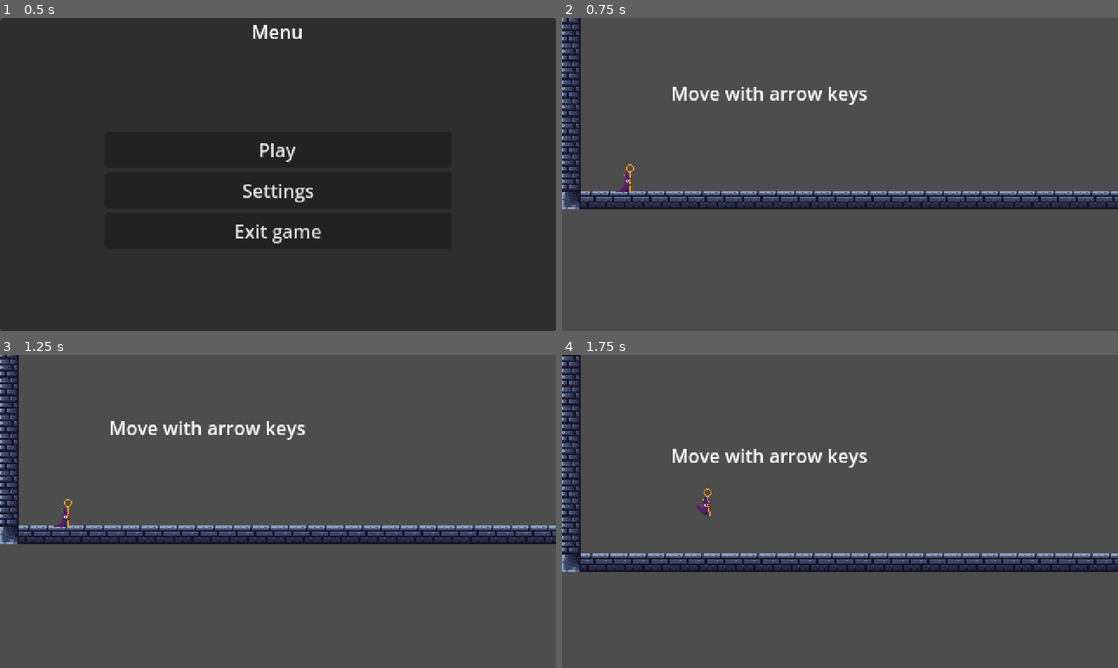
Above: before the commit, frames 1-4 (two rows, left to right).
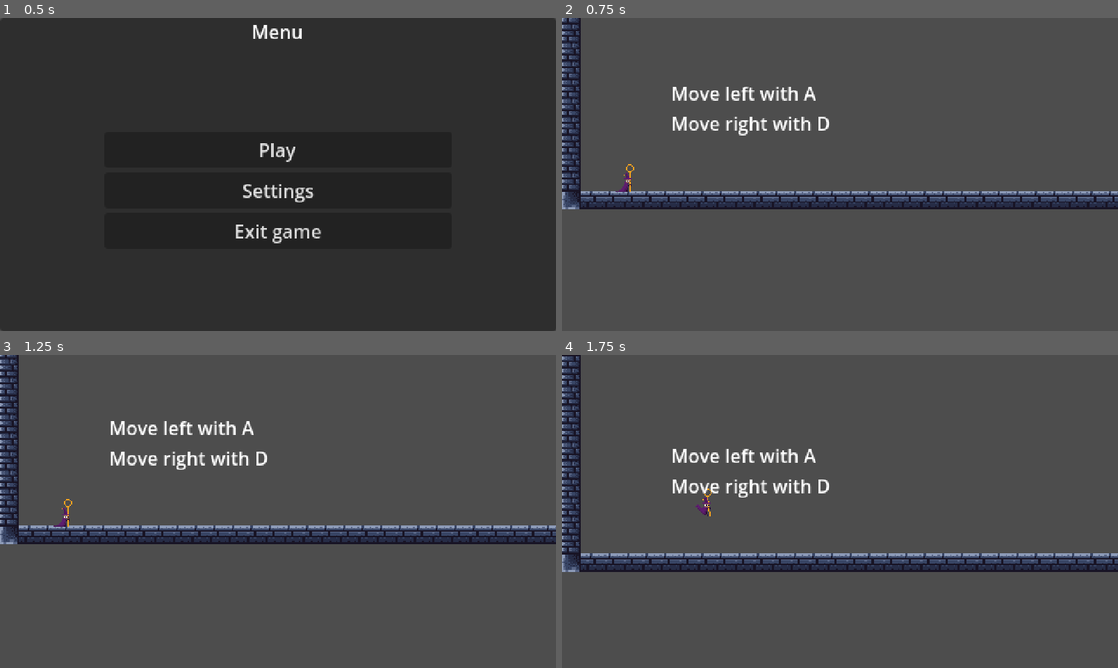
Above: after the commit, the same moments.

Repository: Orama-Interactive/Bubble-Wizard
Game: Godot game, scene res://src/Menu/menu.tscn
Two runs of this game, one before a commit and one after it. Both use one fixed random seed, a clock stepped at 60 frames per second and the inputs below.
Inputs (mouse positions are in pixels of both pictures, inside the frame that each line leads up to):
- Up to frame 1 (0.5 s): no input
- Up to frame 2 (0.75 s): click "Play" at 0.5 s
- Up to frame 3 (1.25 s): no input
- Up to frame 4 (1.75 s): tap Enter at 1.25 s; move the mouse to (962, 495) at 1.27 s; hold D (right) from 1.28 s (still down); hold Space (jump) from 1.28 s (still down); tap Q (charge_bubble) at 1.35 s; click (962, 495) at 1.42 s

Frame 1 is identical in both runs. In frame 2, 1.2% of the frame differs, in the area x 19-55%, y 22-38%; in frame 3, 1.2%, in the area x 19-55%, y 21-37%; in frame 4, 1.2%.

Commit message:
Set keybinding tutorial strings in code

Diff:
--- /dev/null
+++ b/src/Levels/level_1.gd
@@ -0,0 +1,13 @@
+extends Node2D
+
+
+@onready var arrow_keys_tutorial_label: Label = $ArrowKeysTutorialLabel
+@onready var jump_tutorial_label: Label = $JumpTutorialLabel
+
+
+func _ready() -> void:
+	var left_string := InputMap.action_get_events("left")[0].as_text().replace("(Physical)", "")
+	var right_string := InputMap.action_get_events("right")[0].as_text().replace("(Physical)", "")
+	var jump_string := InputMap.action_get_events("jump")[0].as_text().replace("(Physical)", "")
+	arrow_keys_tutorial_label.text = arrow_keys_tutorial_label.text % [left_string, right_string]
+	jump_tutorial_label.text = jump_tutorial_label.text % [jump_string]
--- a/src/Levels/level_1.tscn
+++ b/src/Levels/level_1.tscn
@@ -1,10 +1,12 @@
-[gd_scene load_steps=4 format=4 uid="uid://jd4r3in1a56h"]
+[gd_scene load_steps=5 format=4 uid="uid://jd4r3in1a56h"]
 
+[ext_resource type="Script" path="res://src/Levels/level_1.gd" id="1_5uigc"]
 [ext_resource type="PackedScene" uid="uid://wjau22rv2yfi" path="res://src/player.tscn" id="1_auxtx"]
 [ext_resource type="TileSet" uid="uid://cs2x6yrkunc0n" path="res://assets/tileset/tile_set.tres" id="3_7sqww"]
 [ext_resource type="PackedScene" uid="uid://d2au20kefpvwq" path="res://src/door.tscn" id="3_f2eg1"]
 
 [node name="Level1" type="Node2D"]
+script = ExtResource("1_5uigc")
 
 [node name="BackgroundTileMapLayer" type="TileMapLayer" parent="."]
 tile_set = ExtResource("3_7sqww")
@@ -23,10 +25,11 @@
 offset_left = 94.0
 offset_right = 264.0
 offset_bottom = 23.0
-text = "Move with arrow keys"
+text = "Move left with %s
+Move right with %s"
 
 [node name="JumpTutorialLabel" type="Label" parent="."]
 offset_left = 487.0
 offset_right = 657.0
 offset_bottom = 23.0
-text = "Jump with Space"
+text = "Jump with %s"
--- /dev/null
+++ b/src/Levels/level_2.gd
@@ -0,0 +1,8 @@
+extends Node2D
+
+@onready var bubble_form_tutorial_label: Label = $BubbleFormTutorialLabel
+
+
+func _ready() -> void:
+	var charge_str := InputMap.action_get_events("charge_bubble")[0].as_text().replace("(Physical)", "")
+	bubble_form_tutorial_label.text = bubble_form_tutorial_label.text % charge_str
--- a/src/Levels/level_2.tscn
+++ b/src/Levels/level_2.tscn
@@ -1,10 +1,12 @@
-[gd_scene load_steps=4 format=4 uid="uid://cety31p4erlme"]
+[gd_scene load_steps=5 format=4 uid="uid://cety31p4erlme"]
 
 [ext_resource type="PackedScene" uid="uid://wjau22rv2yfi" path="res://src/player.tscn" id="1_7keft"]
+[ext_resource type="Script" path="res://src/Levels/level_2.gd" id="1_aky12"]
 [ext_resource type="TileSet" uid="uid://cs2x6yrkunc0n" path="res://assets/tileset/tile_set.tres" id="2_88o3y"]
 [ext_resource type="PackedScene" uid="uid://d2au20kefpvwq" path="res://src/door.tscn" id="3_w2ltk"]
 
 [node name="Level2" type="Node2D"]
+script = ExtResource("1_aky12")
 
 [node name="TileMapLayer" type="TileMapLayer" parent="."]
 position = Vector2(52, 30)
@@ -22,9 +24,9 @@
 offset_top = 209.0
 offset_right = 324.0
 offset_bottom = 232.0
-text = "Hold Q to charge your bubble"
+text = "Hold %s to charge your bubble"
 
-[node name="BubbleFormTutorialLabel2" type="Label" parent="."]
+[node name="FallDamageTutorialLabel" type="Label" parent="."]
 offset_left = 888.0
 offset_top = 163.0
 offset_right = 1116.0
